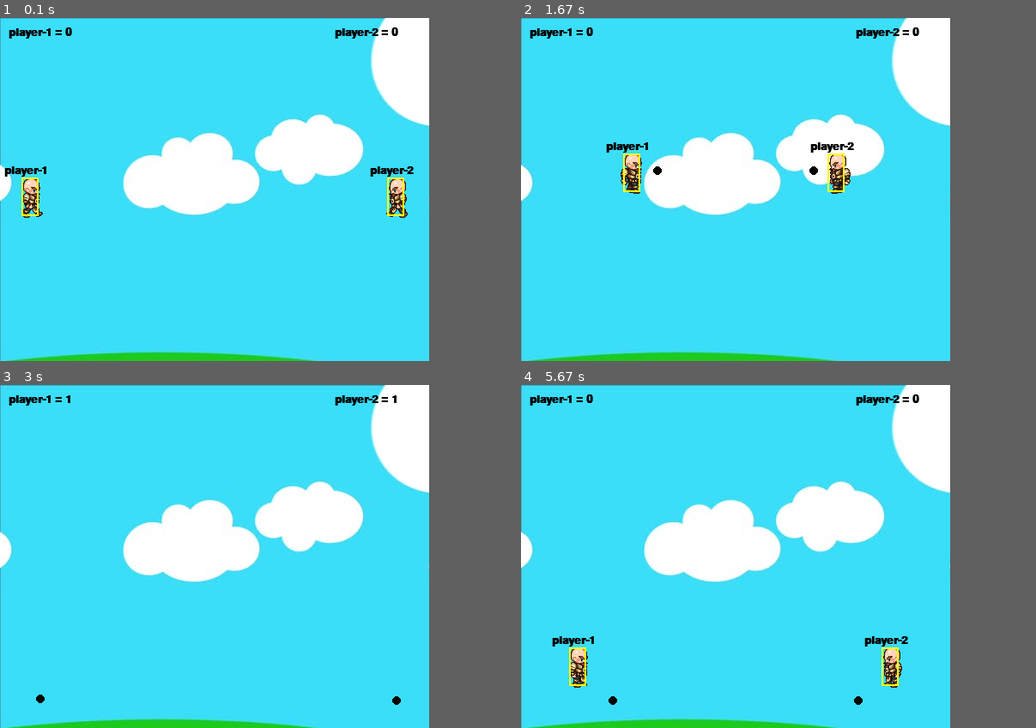
Above: before the commit, frames 1-4 (two rows, left to right).
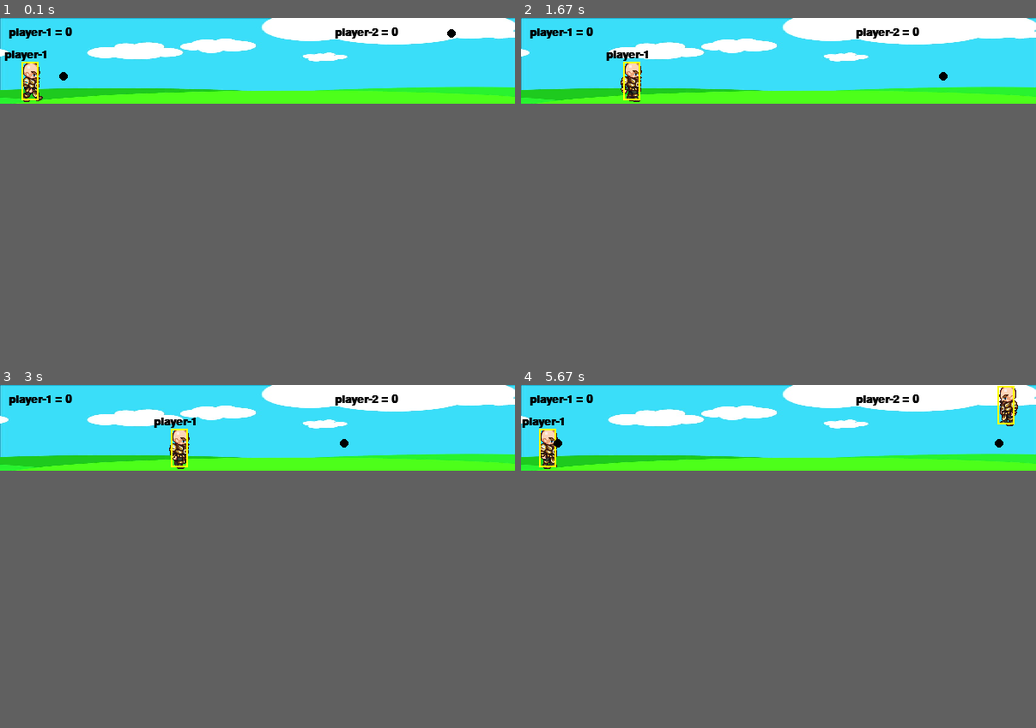
Above: after the commit, the same moments.

Repository: chintankotian/2D-Shooter-Env
Game: pygame game, started from env.py
Same seed, same stepped clock (60 frames per second), same inputs: the game is played once before the commit and once after it.
Inputs:
- Up to frame 1 (0.1 s): no input
- Up to frame 2 (1.67 s): no input
- Up to frame 3 (3 s): no input
- Up to frame 4 (5.67 s): no input
In our replay, the window is 500x400 before the commit and 600x100 after it. These sizes can differ from the game's own. Grey fills any space a smaller window leaves; there, only what the larger window draws over its background counts as a difference.

The runs differ from the first frame. In frame 1, 21% of the frame differs, in the area x 0-100%, y 0-100%; in frame 2, 20%; in frame 3, 20%; in frame 4, 21%.

Commit message:
done with reward

Diff:
--- a/pygame-tut.py
+++ b/env.py
@@ -2,14 +2,19 @@
 
 
 class env(object):
-    def __init__(self, display_dimension = (500,400)):
+    def __init__(self, display_dimension = (500,400),fps = 30):
         self.display_width = display_dimension[0]
         self.display_height = display_dimension[1]
         self.players = []
         self.walkRight = [pygame.image.load('images/R1.png'), pygame.image.load('images/R2.png'), pygame.image.load('im …(230 unchanged characters)…
         self.walkLeft = [pygame.image.load('images/L1.png'), pygame.image.load('images/L2.png'), pygame.image.load('ima …(229 unchanged characters)…
         self.bg = pygame.image.load('images/bg.jpg')
+        self.bg = pygame.transform.scale(self.bg,display_dimension)
         self.char = pygame.image.load('images/standing.png')
+        self.reset_state = False
+        self.frame_count = 0
+        self.fps = fps
+
 
     def getDisplayDim(self):
         return (self.display_width,self.display_height)
@@ -26,41 +31,65 @@
         return state
 
     def reset(self):
+        self.reset_state = False
+
         self.man1.x, self.man1.y = 0,self.display_height - 64
         self.man1.score = 0
         self.man1.bullets = []
+        self.man1.isJump = False
+        self.man1.left = False
+        self.man1.right = False
+        self.man1.jumpCount = 10
 
         self.man2.x, self.man2.y = self.display_width - 64,self.display_height - 64
         self.man2.score = 0
         self.man2.bullets = []
+        self.man2.isJump = False
+        self.man2.left = False
+        self.man2.right = False
+        self.man2.jumpCount = 10
+
 
         return [[0,self.display_height - 64,self.display_width - 64,self.display_height - 64,-1,-1],[self.display_width - 64,self.display_height - 64,0,self.display_height - 64,-1,-1]]
 
     # refresh state
-    def redrawWindow(self,mans,win):
+    def redrawWindow(self,mans,win,collision_detect = True):
         self.win.blit(self.bg,(0,0))
         total_bullets = []
+        winner_player = []
+
         for man in mans:
             man.draw(win)
             total_bullets += man.bullets
 
-        for shot_bullet in total_bullets:
-            self.collision(shot_bullet)
 
         for shot_bullet in total_bullets:
             shot_bullet.draw(win)
 
+        if(collision_detect):
+            for shot_bullet in total_bullets:
+                winner_player += self.collision(shot_bullet)
+            # print(winner_player)
+
         pygame.display.update()
+        return winner_player
+
 
     def collision(self,bullet):
     # iterates through all the bullets and checks whether it has collided with the opponents hit box
+        winners = []
         for player in self.players:
             if(player != bullet.player):
                 if(bullet.y - bullet.radius < player.hitBox[1] + player.hitBox[3]) and (bullet.y + bullet.radius > player.hitBox[1]):
                     if(bullet.x + bullet.radius > player.hitBox[0]) and (bullet.x - bullet.radius < player.hitBox[0] + player.hitBox[2]):
                         print(bullet.player.name + " hit "+ player.name)
+                        print('bullet co-ord = ',bullet.x,bullet.y)
+                        print('player co-ord = ',player.x,player.y)
+                        # print('hello')
                         bullet.bullet_pop()
                         bullet.player.score += 1
+                        winners.append(bullet.player)
+        return winners
 
     class bullet(object):
         def __init__(self,outer,x,y,direction,player):
@@ -91,7 +120,7 @@
 
 
     class Player(object):
-        def __init__(self,outer, x, y, width, height, name,score_x,score_y, bullet_interval = 5):
+        def __init__(self,outer, x, y, width, height, name,score_x,score_y, bullet_interval = 1):
             self.x = x
             self.y = y
             self.width = width
@@ -114,6 +143,7 @@
             self.score_x = score_x
             self.score_y = score_y
             self.name_font = pygame.font.SysFont('comicsans', 10, True)
+            self.reward = 0
 
             # self.bullet_velocity = 10
 
@@ -170,12 +200,12 @@
 
         def jump(self):
             self.isJump = True
-            # self.halt()
 
         def cont_jump(self):
             neg = 1
             if(self.isJump):
                 neg = 1
+                # print('inside is cont jump')
 
                 if self.jumpCount < 0:
                     neg = -1
@@ -199,8 +229,13 @@
                 self.bullets.append(self.outer.getBullet(self.x + self.width/2, self.y + self.height/2, direction, self))
 
     def Step(self,player1,player2):
+        self.clock.tick(self.fps)
+        self.frame_count += 1
+        print(self.frame_count)
         left1, right1, jump1, shoot1 = player1
         left2, right2, jump2, shoot2 = player2
+        self.man1.reward = -1
+        self.man2.reward = -1
 
         #  man 1 control
         if(right1):
@@ -218,11 +253,12 @@
         if not self.man1.isJump:
             if(jump1):
                 self.man1.jump()
-
+        print((self.man1.bullet_shooting_speed == 0))
         if(shoot1  and (self.man1.bullet_shooting_speed == 0)):
             self.man1.shoot()
-
-
+            print('shooot')
+
+        # man 2 controls
         if(left2):
             self.man2.step_left()
 
@@ -239,20 +275,35 @@
         if(shoot2 and  (self.man2.bullet_shooting_speed == 0)):
             self.man2.shoot()
 
+
         self.man1.cont_jump()
         self.man2.cont_jump()
 
-        state1 = [self.man1.x,self.man1.y,-1,-1]
-        state2 = [self.man2.x,self.man2.y,-1,-1]
+        state1 = [[self.man1.x,self.man1.y,-1,-1],self.man1.reward]
+        state2 = [[self.man2.x,self.man2.y,-1,-1],self.man2.reward]
 
         if(len(self.man1.bullets) > 0):
-            state1[2], state1[3] = self.man1.bullets[0].x, self.man1.bullets[0].y
+            state1[0][2], state1[0][3] = self.man2.bullets[0].x, self.man2.bullets[0].y
 
         if(len(self.man2.bullets) > 0):
-            state2[2], state2[3] = self.man2.bullets[0].x, self.man2.bullets[0].y
-
-        self.redrawWindow(self.players,self.win)
-        return [state1,state2]
+            state2[0][2], state2[0][3] = self.man1.bullets[0].x, self.man1.bullets[0].y
+
+        winners = self.redrawWindow(self.players,self.win)
+        if(len(winners)):
+            if(len(winners) > 1):
+                self.man1.reward += 26
+                self.man2.reward += 26
+            else:
+                winners[0].reward += 51
+
+            self.reset_state = True
+
+
+        state1[-1] = self.man1.reward
+        state2[-1] = self.man2.reward
+
+
+        return [state1,state2,self.reset_state]
         # redrawWindow(man2,win)
 
 
@@ -262,70 +313,14 @@
 
 if __name__ == '__main__':
     run = True
-    env = env()
+    env = env(display_dimension=(600,100), fps=60)
     env.create()
-    test_reset = 0
-    clock = pygame.time.Clock()
     while run:
-        clock.tick(60)
-        test_reset += 1
         for event in pygame.event.get():
-            # print(event)
             if(event.type == pygame.QUIT):
                 run = False
-        print(env.Step([1,1,1,1],[1,1,1,1]))
-
-        if(test_reset > 100):
+
+        data = env.Step([1,1,0,1],[1,1,1,1])
+
+        if(data[-1]):
             env.reset()
-            test_reset = 0
-
-    # while run:
-    #     clock.tick(60)
-    #     for event in pygame.event.get():
-    #         # print(event)
-    #         if(event.type == pygame.QUIT):
-    #             run = False
-
-    #     keys = pygame.key.get_pressed()
-    #     # man 1 control
-    #     if(keys[pygame.K_RIGHT]):
-    #         man1.step_right(display_width)
-
-
-    #     elif(keys[pygame.K_LEFT]):
-    #         man1.step_left()
-
-
-    #     else:
-    #         man1.halt()
-    #         # pass
-
-    #     if not man1.isJump:
-    #         if(keys[pygame.K_UP]):
-    #             man1.jump()
-
-    #     if(keys[pygame.K_RCTRL])  and (man1.bullet_shooting_speed == 0):
-    #         man1.shoot()
-
-    #     if(keys[pygame.K_a]):
-    #         man2.step_left()
-
-    #     elif(keys[pygame.K_d]):
-    #         man2.step_right(display_width)
-
-    #     else:
-    #         man2.halt()
-
-    #     # if not isJump:
-    #     if(keys[pygame.K_w]):
-    #         man2.jump()
-
-    #     if(keys[pygame.K_LCTRL]) and  (man2.bullet_shooting_speed == 0):
-    #         man2.shoot()
-
-    #     man1.cont_jump()
-    #     man2.cont_jump()
-
-
-    #     redrawWindow(players,win)
-    #     # redrawWindow(man2,win)
Not shown, changed: readme.md
